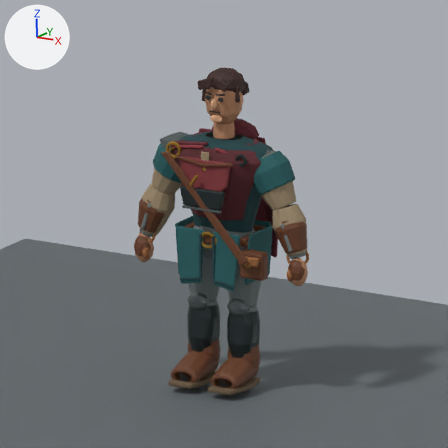
An edit to the Blender file assets/blender/crownless_hero_actions.blend, drawn before and after from the same camera.
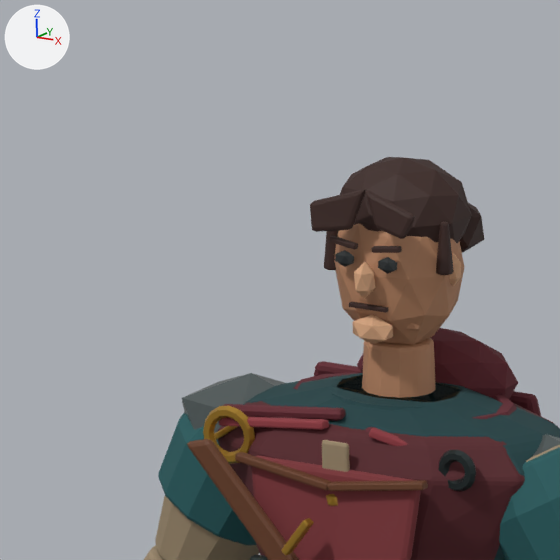
Old and new are each drawn from the file's camera 'CAM_HeroIsometric' and again close up on the part from 24% to 61% of the width and 5% to 42% of the height. Every picture has the same lights, and +X, +Y and +Z are marked at upper left. The last two pictures show the newer version.

Objects in the first close-up: 'GEO_BodyBrowL', 'GEO_BodyChin', 'GEO_BodyEyeL', 'GEO_BodyEyeR', 'GEO_BodyHead', 'GEO_BodyMouth', 'GEO_BodyNeck', 'GEO_CapeTravelCowl', 'GEO_CuirassBrigandineFront', 'GEO_CuirassShell', 'GEO_HairCap', 'GEO_PaddedUpperSleeveL', 'GEO_PauldronL', 'GEO_SatchelStrap', 'GEO_TunicSleeveL', 'GEO_TunicSleeveR', 'GEO_TunicTorso' and 29 more.
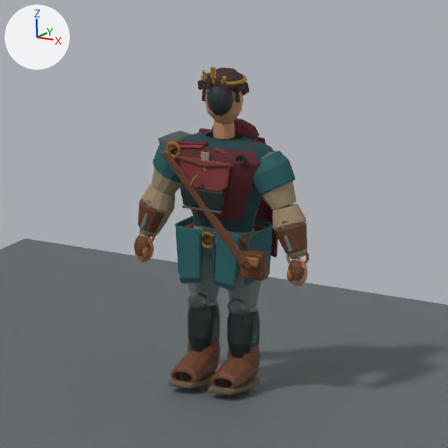
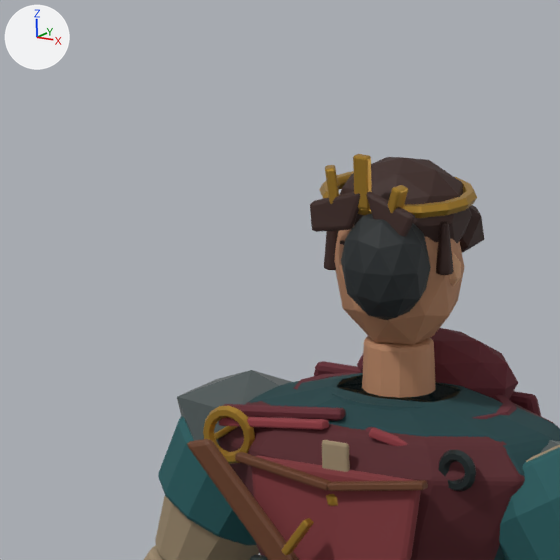
What the commit changed:
me_icosphere_025 is used by ob_geo_bodyeyer; location (0.048, -0.122, 1.95).
me_icosphere_025 had 12 vertices, 20 faces and spanned x -0.0215..0.0215, y -0.0094..0.0094, z -0.017..0.017.
me_icosphere_025 now has 42 vertices, 80 faces and spans x -0.0856..0.0856, y -0.08..0.08, z -0.112..0.112.
me_icosphere_025 part 1: 12 vertices removed from x -0.0215..0.0215, y -0.0094..0.0094, z -0.017..0.017; 42 vertices added at x -0.0856..0.0856, y -0.08..0.08, z -0.112..0.112, forming an icosphere of 80 faces.
me_icosphere_077 is used by ob_geo_pauldronl; location (-0.33, 0.0, 1.565).
me_icosphere_077 had 12 vertices, 20 faces and spanned x -0.141..0.141, y -0.114..0.114, z -0.089..0.089.
me_icosphere_077 now has 12 vertices, 20 faces and spans x -0.15..0.15, y -0.122..0.122, z -0.095..0.095.
me_icosphere_077 part 2: the whole mesh is scaled about its middle by 1.07.
Mesh me_cube_005_1 is new.
It is a box spanning x -0.016..0.016, y -0.01..0.01, z -0.0274..0.0274.
It uses material mat_mat_brass (orange #bd9138).
Mesh me_cube_004_1 is new.
It is a box spanning x -0.016..0.016, y -0.01..0.01, z -0.0531..0.0531.
It uses material mat_mat_brass (orange #bd9138).
Mesh me_cube_003_1 is new.
It is a box spanning x -0.016..0.016, y -0.01..0.01, z -0.0363..0.0363.
It uses material mat_mat_brass (orange #bd9138).
Mesh me_torus_1 is new.
It has 96 vertices, 96 faces and spans x -0.157..0.157, y -0.138..0.138, z -0.012..0.012.
It uses material mat_mat_brass (orange #bd9138).
Object 'GEO_BodyChin' (ob_geo_bodychin) is deleted.
Object 'GEO_BodyEyeL' (ob_geo_bodyeyel) moves from (-0.048, -0.122, 1.95) to (-0.04, -0.116, 1.95).
Object 'GEO_BodyBrowL' (ob_geo_bodybrowl) moves from (-0.048, -0.126, 1.982) to (-0.04, -0.117, 1.978).
Object 'GEO_BodyEyeR' (ob_geo_bodyeyer) moves from (0.048, -0.122, 1.95) to (0.04, -0.116, 1.95).
Object 'GEO_BodyMouth' (ob_geo_bodymouth) moves from (0.0, -0.113, 1.858) to (0.0, -0.112, 1.865).
Object 'GEO_BrokenCrownTineR' (ob_geo_brokencrowntiner) is new; it shows me_cube_005_1.
Its location is (0.074, -0.131, 2.086).
Its rotation in degrees is (18, 0, 80).
It gains a BEVEL modifier named 'CC_Bevel'.
Modifier setting: width = 0.0048.
Modifier setting: width_pct = 0.0048.
Modifier setting: segments = 2.
Object 'GEO_BrokenCrownTineC' (ob_geo_brokencrowntinec) is new; it shows me_cube_004_1.
Its location is (0.0, -0.136, 2.113).
Its rotation in degrees is (2.7, 0, 0).
It gains a BEVEL modifier named 'CC_Bevel'.
Modifier setting: width = 0.0048.
Modifier setting: width_pct = 0.0048.
Modifier setting: segments = 2.
Object 'GEO_BrokenCrownTineL' (ob_geo_brokencrowntinel) is new; it shows me_cube_003_1.
Its location is (-0.07, -0.132, 2.096).
Its rotation in degrees is (7.4, 0, -58).
It gains a BEVEL modifier named 'CC_Bevel'.
Modifier setting: width = 0.0048.
Modifier setting: width_pct = 0.0048.
Modifier setting: segments = 2.
Object 'GEO_BrokenCrownCirclet' (ob_geo_brokencrowncirclet) is new; it shows me_torus_1.
Its location is (0.0, -0.002, 2.058).

Location of each change, [x1, y1, x2, y2] in pixels of the close-ups (560 x 560 px):
'GEO_BodyEyeR', reshaped, moved: before [378, 257, 397, 274]; after [341, 214, 431, 320]
'GEO_PauldronL', rescaled: before [182, 373, 284, 433]; after [177, 370, 291, 444]
'GEO_BrokenCrownCirclet', added (orange): after [319, 171, 477, 218]
'GEO_BodyChin', deleted (beige): before [353, 314, 393, 344]
'GEO_BrokenCrownTineC', added (orange): after [353, 154, 372, 209]
'GEO_BrokenCrownTineR', added: after [388, 185, 408, 213]
'GEO_BrokenCrownTineL', added: after [325, 165, 339, 204]
'GEO_BodyEyeL', moved (not visible afterwards): before [335, 250, 354, 267]
'GEO_BodyMouth', moved (not visible afterwards): before [349, 302, 389, 313]
'GEO_BodyBrowL', moved: before [329, 236, 358, 250]; after [340, 240, 345, 245]
